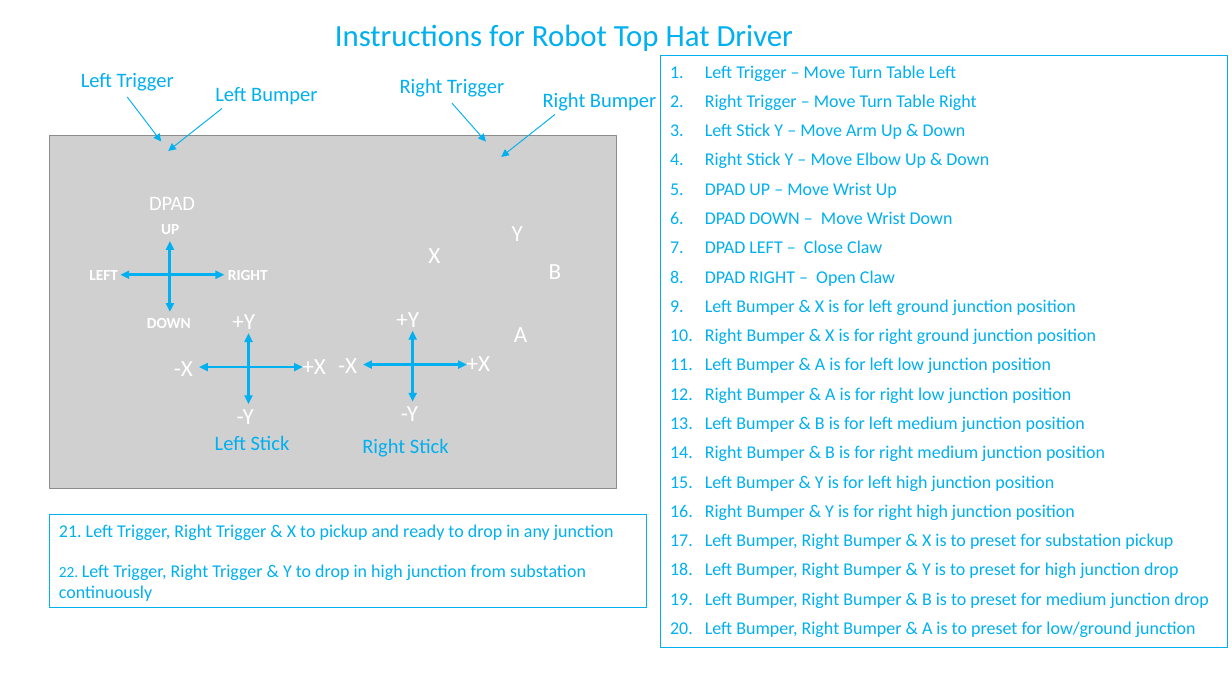
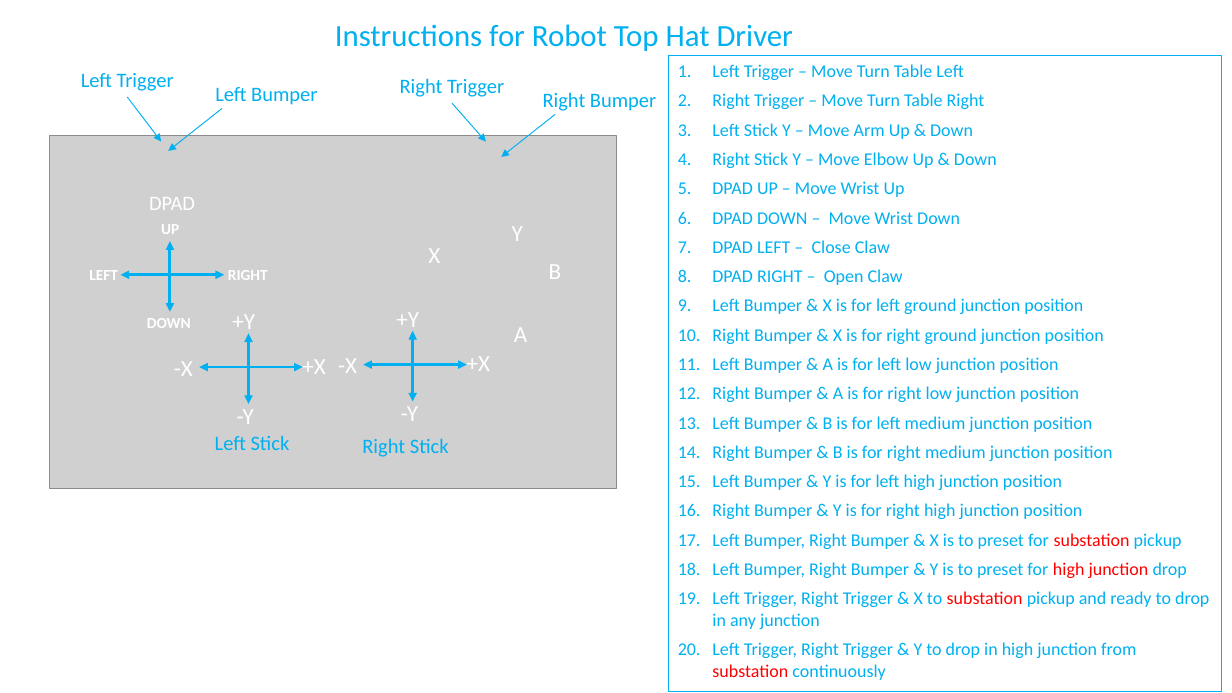
Before and after one commit to SaiabhiramA/ATRoadRunnerV8, a slide deck: slide 2 of ProgrammingDocs/Gamepad_AT_2022.pptx. Drawn at 1232x693 pixels with LibreOffice and Linux fonts; fonts in the diff are those of the drawing; grey boxes stand for pictures. Boxes give left, top, right and bottom in pixels: in the first picture for what was removed or moved away, otherwise in the second. Text is boxed around its words. In the diff, an @@ line names an element or a change of style, - is before the commit and + after.

```diff
--- a/ProgrammingDocs/Gamepad_AT_2022.pptx
+++ b/ProgrammingDocs/Gamepad_AT_2022.pptx
@@ rectangle "Left Trigger – Move Turn ...": place and size @@
-rectangle "Left Trigger – Move Turn ..." at <box>661,55,1227,648</box>
+rectangle "Left Trigger – Move Turn ..." at <box>669,55,1222,691</box>
@@ rectangle removed at <box>50,515,647,608</box> @@
-21. Left Trigger, Right Trigger & X to pickup and ready to drop in any junction
-22. Left Trigger, Right Trigger & Y to drop in high junction from substation continuously
@@ text in rectangle at <box>712,533,1187,578</box>: text colour #00B0F0 to #FF0000 in "substation", "high junction" @@
@@ text in rectangle at <box>712,591,1209,680</box>: text changed @@
-19. Left Bumper, Right Bumper & B is to preset for medium junction drop
-20. Left Bumper, Right Bumper & A is to preset for low/ground junction
+19. Left Trigger, Right Trigger & X to substation pickup and ready to drop in any junction
+20. Left Trigger, Right Trigger & Y to drop in high junction from substation continuously
```
Also in this commit, not shown: 1 other slide changed, 7 other files.
